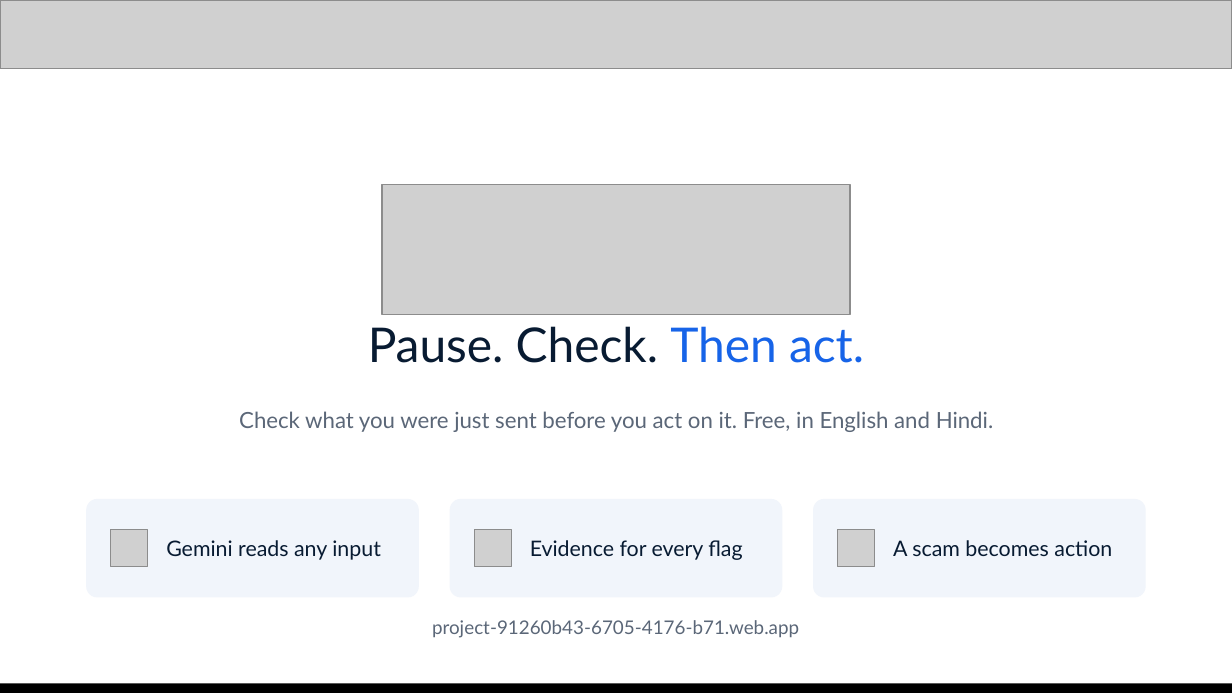
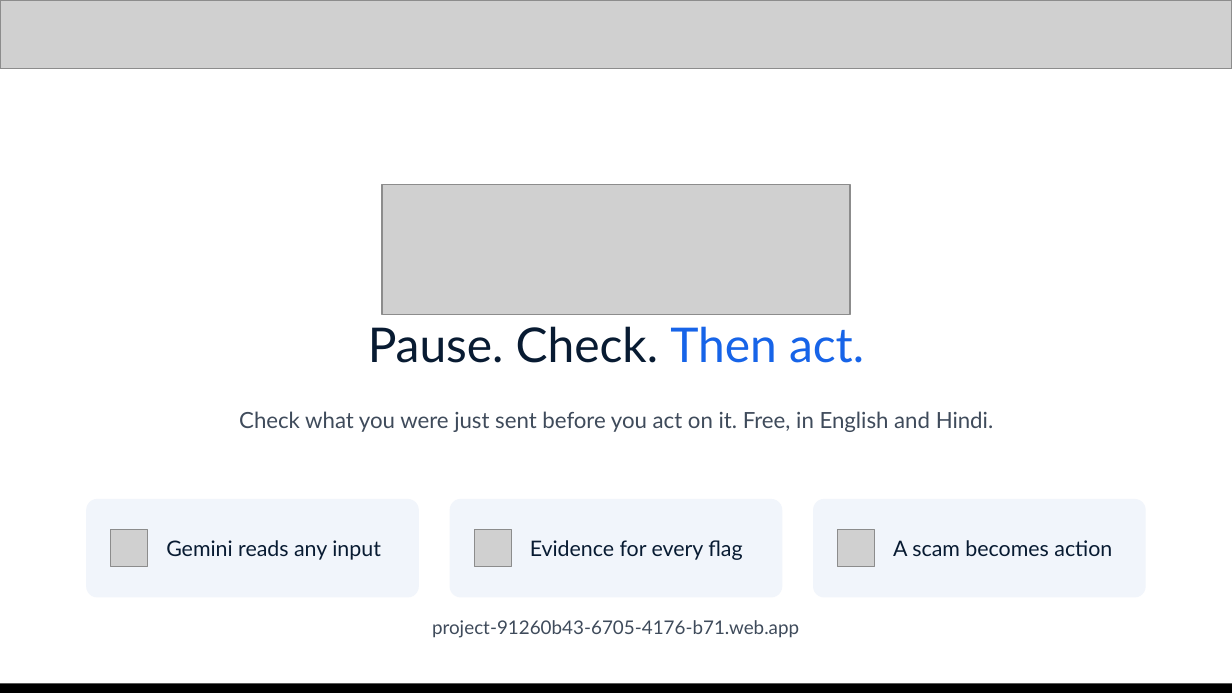
Before and after one commit to Namans12/scam-shield, a slide deck: slide 15 of docs/submission/Scam-Shield-deck.pptx. Drawn at 1232x693 pixels with LibreOffice and Linux fonts; fonts in the diff are those of the drawing; grey boxes stand for pictures. Boxes give left, top, right and bottom in pixels: in the first picture for what was removed or moved away, otherwise in the second. Text is boxed around its words. In the diff, an @@ line names an element or a change of style, - is before the commit and + after.

```diff
--- a/docs/submission/Scam-Shield-deck.pptx
+++ b/docs/submission/Scam-Shield-deck.pptx
@@ text "Check what you were just ..." at [239, 411, 993, 432]: text colour #5B6778 to #3F4B5B @@
@@ text "project-91260b43-6705-4176-b71.web.app" at [432, 620, 799, 638]: text colour #5B6778 to #3F4B5B @@
```
Also in this commit, not shown: 12 other slides changed, 2 other files.
